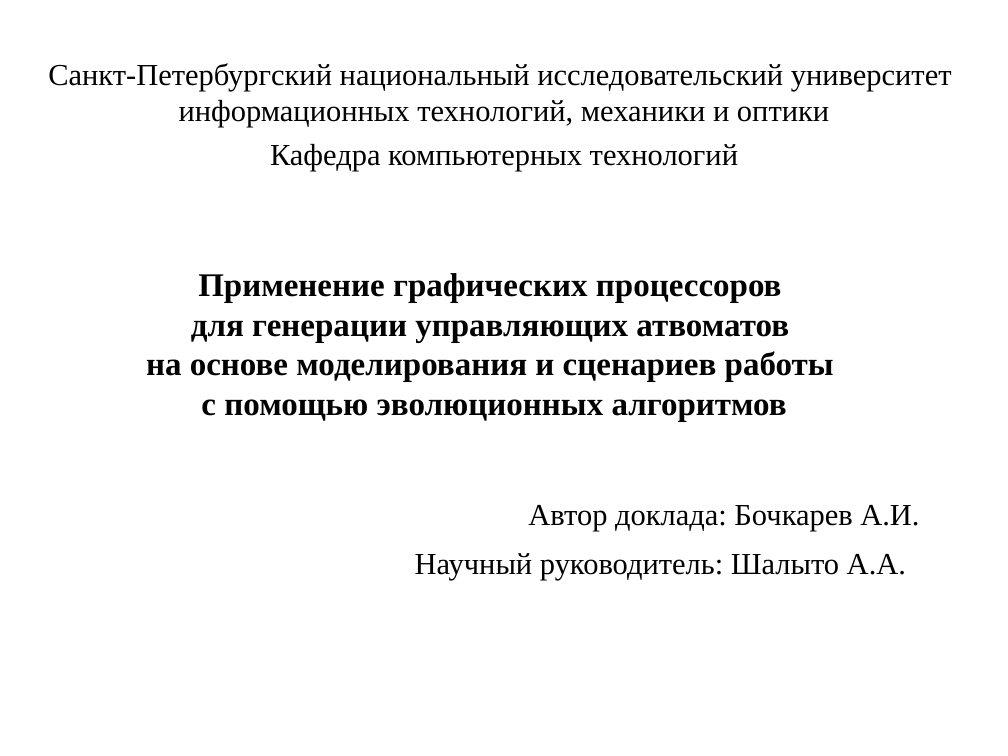
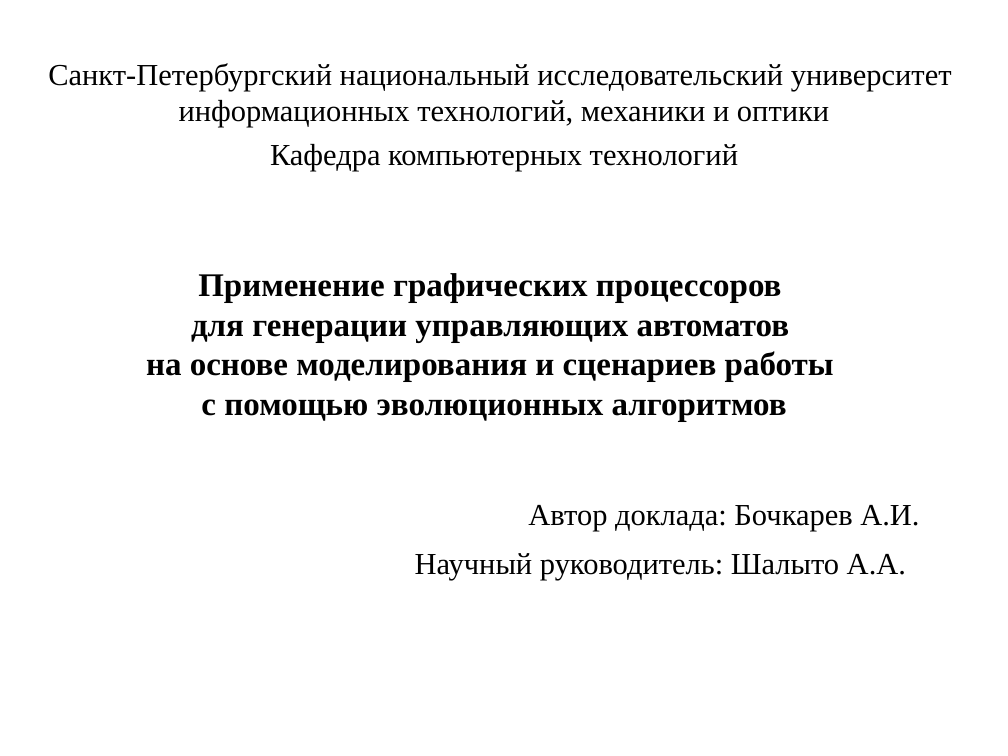
Before and after one commit to artem-bochkarev/master-work, a slide deck: slide 1 of Papers/PresentationKMU.odp. Drawn at 1008x756 pixels with LibreOffice and Linux fonts; fonts in the diff are those of the drawing. Boxes give left, top, right and bottom in pixels: in the first picture for what was removed or moved away, otherwise in the second. Text is boxed around its words. In the diff, an @@ line names an element or a change of style, - is before the commit and + after.

```diff
--- a/Papers/PresentationKMU.odp
+++ b/Papers/PresentationKMU.odp
@@ text at [191, 320, 790, 343]: text changed @@
-для генерации управляющих атвоматов
+для генерации управляющих автоматов
```
Also in this commit, not shown: 5 slides added, 2 other files.
